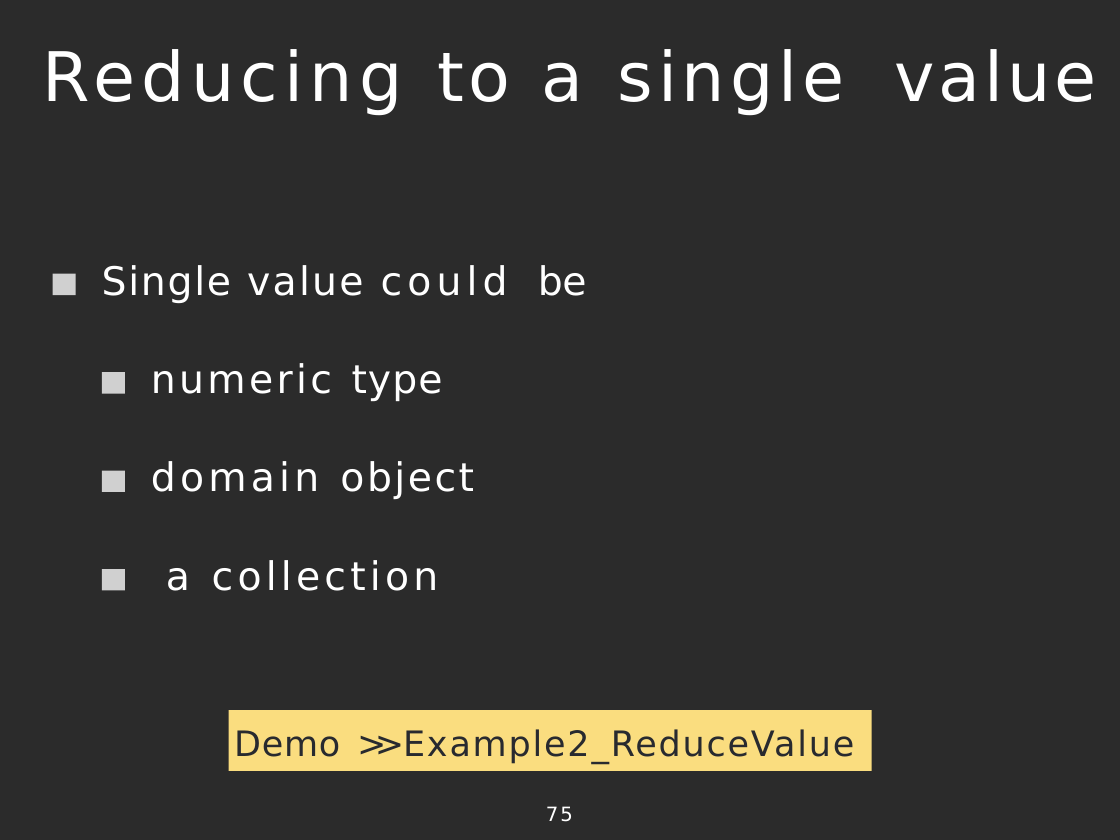
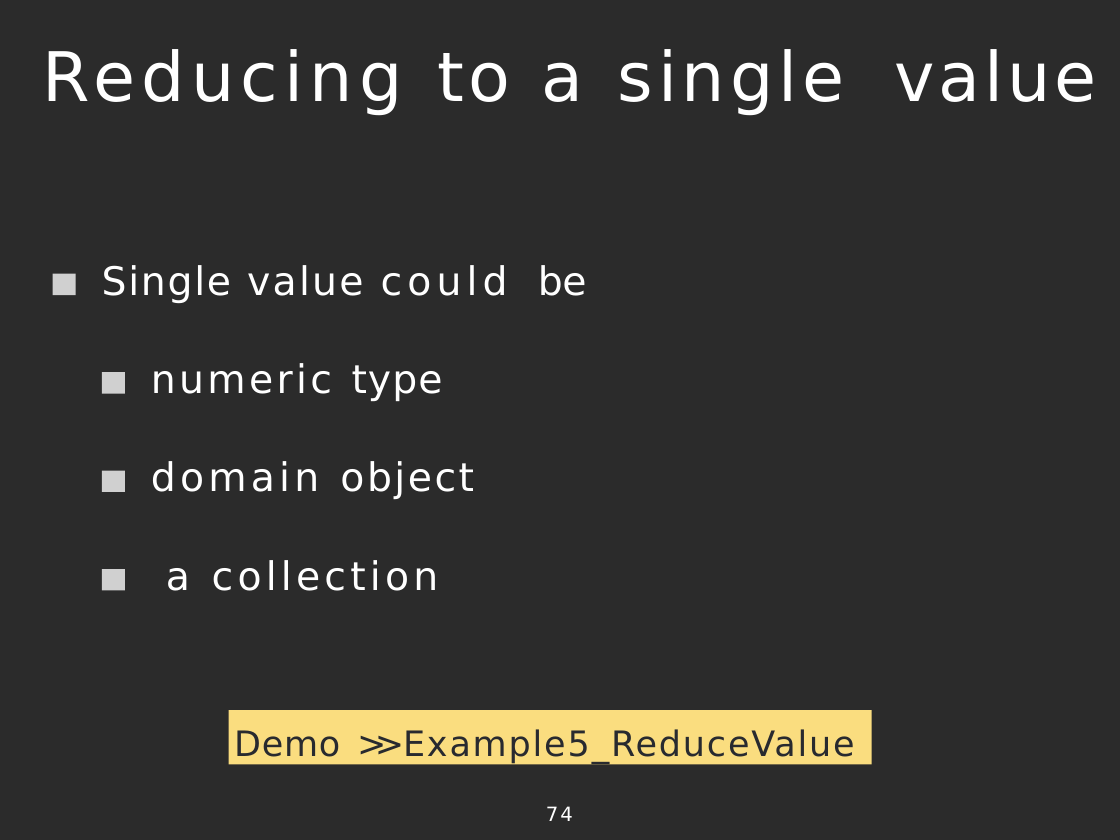
Before and after one commit to vilasvarghese/JavaFullStack, a slide deck: slide 74 of java8/java8-examples/Project1/java8-slides.pptx (slide 75 before the commit). Drawn at 1120x840 pixels with LibreOffice and Linux fonts; fonts in the diff are those of the drawing; grey boxes stand for pictures; background and template pictures are left out; a plain dark background stands for a picture behind light text. Boxes give left, top, right and bottom in pixels: in the first picture for what was removed or moved away, otherwise in the second. Text is boxed around its words. In the diff, an @@ line names an element or a change of style, - is before the commit and + after.

```diff
--- a/java8/java8-examples/Project1/java8-slides.pptx
+++ b/java8/java8-examples/Project1/java8-slides.pptx
@@ rectangle "Demo >> Example5_ReduceValue" resized from (x1=228, y1=710, x2=872, y2=771) to (x1=228, y1=710, x2=872, y2=765) @@
@@ text in rectangle at (x1=234, y1=729, x2=855, y2=764): text changed @@
-Demo >> Example2_ReduceValue
+Demo >> Example5_ReduceValue
@@ page number at (x1=546, y1=806, x2=573, y2=821): text changed @@
-75
+74
```
Also in this commit, not shown: 5 other slides changed, 1 slide removed, 7 other files.
